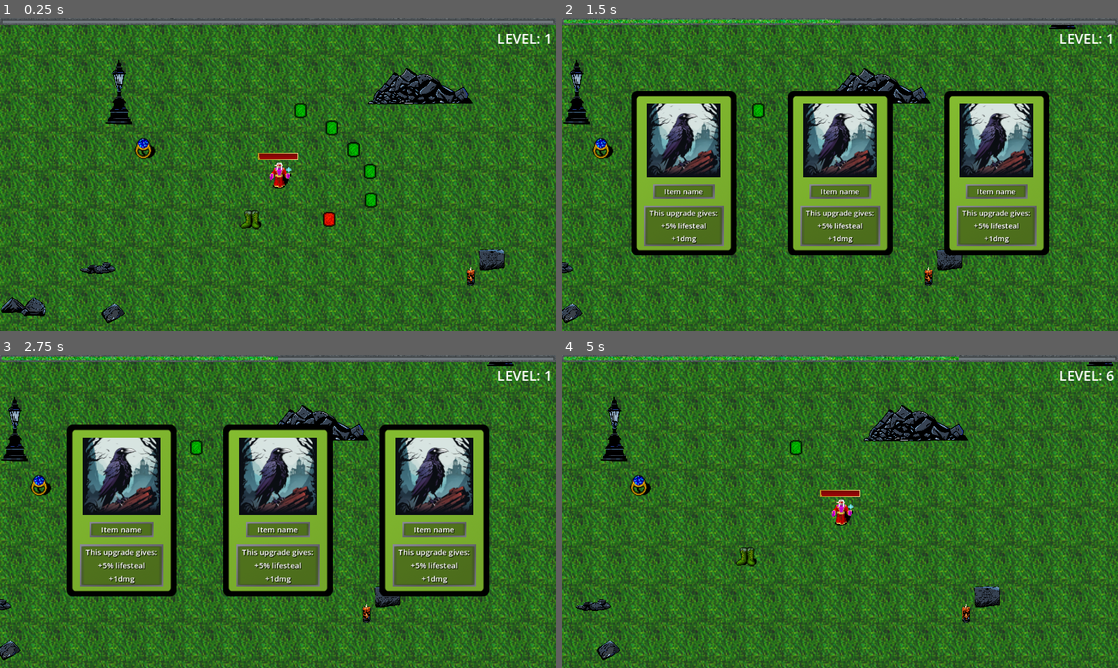
Above: before the commit, frames 1-4 (two rows, left to right).
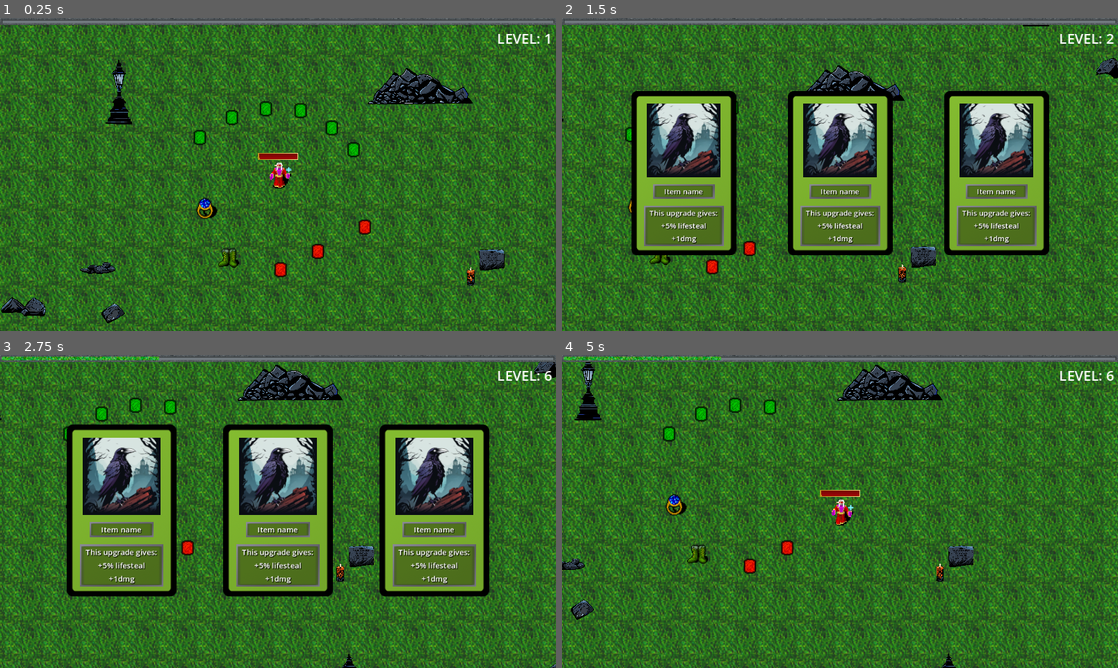
Above: after the commit, the same moments.

Repository: AGH-Code-Industry/monstrous-tide
Game: Godot game, scene res://Assets/World/world.tscn
The game is run twice, just before and just after one commit, with the same random seed, the same clock (stepped at 60 frames per second) and the same inputs.
Inputs (mouse positions are in pixels of both pictures, inside the frame that each line leads up to):
- Up to frame 1 (0.25 s): no input
- Up to frame 2 (1.5 s): tap Enter at 0.5 s; move the mouse to (962, 158) at 0.52 s; press the mouse at (962, 158) at 0.53 s; hold D (right) 0.53-1.28 s; move the mouse to (684, 171) at 1.27 s; release the mouse at (684, 171) at 1.28 s; hold S (down) from 1.28 s (still down); click (684, 171) at 1.35 s
- Up to frame 3 (2.75 s): move the mouse to (122, 508) at 2.02 s; release S (down) at 2.03 s; press the mouse at (122, 508) at 2.03 s; hold D (right) from 2.03 s (still down)
- Up to frame 4 (5 s): move the mouse to (840, 511) at 2.77 s; release D (right) at 2.78 s; release the mouse at (840, 511) at 2.78 s; hold W (up) 2.78-3.53 s; click (840, 511) at 2.85 s; move the mouse to (684, 508) at 3.52 s; press the mouse at (684, 508) at 3.53 s; hold A (left) from 3.53 s (still down); move the mouse to (840, 511) at 4.27 s; release the mouse at (840, 511) at 4.28 s; click (840, 511) at 4.35 s

The runs differ from the first frame. In frame 1, 1.6% of the frame differs, in the area x 24-68%, y 26-83%; in frame 2, 36%; in frame 3, 35%; in frame 4, 53%, in the area x 0-100%, y 0-100%.

Commit message:
Menu rework

Diff:
--- a/Assets/Utility/DropItems/DropItem.gd
+++ b/Assets/Utility/DropItems/DropItem.gd
@@ -12,13 +12,14 @@
 
 
 func pickUp(target):
+	var time_to_pick = global_position.distance_to(target.global_position) / 100
 	var tween = create_tween()
 	tween.set_parallel()
 	tween.tween_method(tween_move_to_player\
-	.bind(global_position, target), 0.0, 1.0, 0.5)\
+	.bind(global_position, target), 0.0, 1.0, time_to_pick)\
 	.set_ease(Tween.EASE_IN)\
 	.set_trans(Tween.TRANS_BACK)
-	tween.tween_property(sprite_2d, "scale", Vector2.ZERO, 0.25).set_delay(0.35)
+	tween.tween_property(sprite_2d, "scale", Vector2.ZERO, 0.35).set_delay(time_to_pick-.15)
 	tween.chain()
 
 	# layers are saved in bit format so bitwise operation is used to remove
--- a/Assets/Utility/Managers/experience_manager.gd
+++ b/Assets/Utility/Managers/experience_manager.gd
@@ -3,8 +3,6 @@
 @export var points_to_levelup: int = 10
 var current_points = 0
 var current_level = 1
-
-signal level_up_signal
 
 func _ready():
 	GameEvents.experience_collected.connect(on_experience_collected)
@@ -12,16 +10,23 @@
 
 
 func level_up():
-	current_points -= points_to_levelup
-	current_level += 1
-	points_to_levelup += 5
-	get_tree().paused = true
-	level_up_signal.emit()
+	pass
 
 
 func on_experience_collected(number_of_experience: int):
+	print("EXP")
+	var levels_to_lvlup = 0
 	current_points += number_of_experience
 	while current_points >= points_to_levelup:
-		level_up()
-		await GameEvents.upgrade_selected
+		levels_to_lvlup += 1
+		current_points -= points_to_levelup
+		current_level += 1
+		points_to_levelup += 5
+		GameEvents.emit_update_experience_bar(current_points, points_to_levelup, current_level)
+	if levels_to_lvlup > 0:
+		GameEvents.emit_level_up_signal(levels_to_lvlup)
+		levels_to_lvlup = 0
 	GameEvents.emit_update_experience_bar(current_points, points_to_levelup, current_level)
+#	print("P. to lvlup:" + str(points_to_levelup))
+#	print("P. current:" + str(current_points))
+#	print("P. level:" + str(current_level))
--- a/Assets/Utility/UI/LvlUps/CardPopupMenu.gd
+++ b/Assets/Utility/UI/LvlUps/CardPopupMenu.gd
@@ -1,13 +1,21 @@
 extends CanvasLayer
 
+@onready var h_box_container = $MarginContainer/HBoxContainer
 var level_up_card = preload("res://Assets/Utility/UI/LvlUps/LvlUpCard.tscn")
-@onready var h_box_container = $MarginContainer/HBoxContainer
 
 
 func _ready():
+	GameEvents.level_up_signal.connect(on_level_up_signal)
+
+
+func create_cards():
 	get_tree().paused = true
 	for i in range(3):
 		var level_up_card_instance = level_up_card.instantiate()
-		level_up_card_instance.parent_panel = self
 		h_box_container.add_child(level_up_card_instance)
-	await GameEvents.upgrade_selected
+
+
+func on_level_up_signal(levels_to_lvlup: int):
+	for i in levels_to_lvlup:
+		create_cards()
+		await GameEvents.upgrade_selected
--- a/Assets/Utility/UI/LvlUps/LvlUpCard.gd
+++ b/Assets/Utility/UI/LvlUps/LvlUpCard.gd
@@ -2,7 +2,6 @@
 
 @onready var animation_player = $AnimationPlayer
 
-var parent_panel
 var disabled = true
 
 func _ready():
@@ -25,7 +24,6 @@
 	await animation_player.animation_finished
 	get_tree().paused = false
 	GameEvents.emit_upgrade_selected()
-	parent_panel.queue_free()
 
 
 func on_input_gui(event: InputEvent):
--- a/Assets/Utility/UI/LvlUps/LvlUpCard.tscn
+++ b/Assets/Utility/UI/LvlUps/LvlUpCard.tscn
@@ -88,6 +88,23 @@
 "values": [Color(1, 1, 1, 1)]
 }
 
+[sub_resource type="Animation" id="Animation_xrfty"]
+resource_name = "hover"
+length = 0.4
+step = 0.05
+tracks/0/type = "value"
+tracks/0/imported = false
+tracks/0/enabled = true
+tracks/0/path = NodePath(".:scale")
+tracks/0/interp = 2
+tracks/0/loop_wrap = true
+tracks/0/keys = {
+"times": PackedFloat32Array(0, 0.4),
+"transitions": PackedFloat32Array(1, 2.54912),
+"update": 0,
+"values": [Vector2(1, 1), Vector2(1.2, 1.2)]
+}
+
 [sub_resource type="Animation" id="Animation_w5orx"]
 resource_name = "in"
 length = 0.4
@@ -132,22 +149,19 @@
 "update": 0,
 "values": [Vector2(1, 1), Vector2(0, 0)]
 }
-
-[sub_resource type="Animation" id="Animation_xrfty"]
-resource_name = "hover"
-length = 0.4
-step = 0.05
-tracks/0/type = "value"
-tracks/0/imported = false
-tracks/0/enabled = true
-tracks/0/path = NodePath(".:scale")
-tracks/0/interp = 2
-tracks/0/loop_wrap = true
-tracks/0/keys = {
-"times": PackedFloat32Array(0, 0.4),
-"transitions": PackedFloat32Array(1, 2.54912),
-"update": 0,
-"values": [Vector2(1, 1), Vector2(1.2, 1.2)]
+tracks/1/type = "method"
+tracks/1/imported = false
+tracks/1/enabled = true
+tracks/1/path = NodePath(".")
+tracks/1/interp = 1
+tracks/1/loop_wrap = true
+tracks/1/keys = {
+"times": PackedFloat32Array(0.4),
+"transitions": PackedFloat32Array(1),
+"values": [{
+"args": [],
+"method": &"queue_free"
+}]
 }
 
 [sub_resource type="AnimationLibrary" id="AnimationLibrary_0exjo"]
--- a/Assets/World/game_events.gd
+++ b/Assets/World/game_events.gd
@@ -3,6 +3,7 @@
 signal experience_collected(number_of_experience: int)
 signal update_experience_bar(current_points: int, points_to_level_up: int, current_level: int)
 signal upgrade_selected
+signal level_up_signal(levels_to_lvlup: int)
 
 
 func emit_experience_collected(number_of_experience: int):
@@ -15,3 +16,7 @@
 
 func emit_upgrade_selected():
 	upgrade_selected.emit()
+
+
+func emit_level_up_signal(levels_to_lvlup: int):
+	level_up_signal.emit(levels_to_lvlup)
--- a/Assets/World/world.tscn
+++ b/Assets/World/world.tscn
@@ -26,9 +26,9 @@
 [ext_resource type="PackedScene" uid="uid://c36cdmngcpuic" path="res://Assets/Utility/DropItems/Crystals/CrystalGreen.tscn" id="24_al4of"]
 [ext_resource type="PackedScene" uid="uid://ctx7i4wkn20wl" path="res://Assets/Utility/DropItems/MovementSpeedPickup/MovementSpeedPickup.tscn" id="25_3o6nv"]
 [ext_resource type="PackedScene" uid="uid://dign3j2sdr85j" path="res://Assets/Utility/DropItems/Crystals/CrystalRed.tscn" id="25_te5lv"]
-[ext_resource type="PackedScene" uid="uid://b8xmmtnaynmte" path="res://Assets/Utility/Managers/upgrade_manager.tscn" id="26_etwnf"]
 [ext_resource type="PackedScene" uid="uid://jbk4o4vuchg8" path="res://Assets/Utility/UI/LvlUps/LvlUps.tscn" id="26_ntv7e"]
 [ext_resource type="PackedScene" uid="uid://dnul08gmjwq6" path="res://Assets/Utility/DropItems/ExperienceCollectPickup/ExperienceCollectPickup.tscn" id="27_nkgxi"]
+[ext_resource type="PackedScene" uid="uid://cmcckr2drb51t" path="res://Assets/Utility/UI/LvlUps/CardPopupMenu.tscn" id="27_urvmw"]
 
 [sub_resource type="Resource" id="Resource_hicv7"]
 script = ExtResource("4_f0yyc")
@@ -188,10 +188,10 @@
 [node name="ItemsLayer" type="Node" parent="." groups=["items"]]
 
 [node name="ExperienceCollectPickup" parent="ItemsLayer" instance=ExtResource("27_nkgxi")]
-position = Vector2(-155, -32)
+position = Vector2(-84, 37)
 
 [node name="MovementSpeedpickup" parent="ItemsLayer" instance=ExtResource("25_3o6nv")]
-position = Vector2(-31, 51)
+position = Vector2(-57, 95)
 
 [node name="ExperienceCrystal" parent="ItemsLayer" instance=ExtResource("24_al4of")]
 position = Vector2(26, -73)
@@ -203,23 +203,28 @@
 position = Vector2(87, -28)
 
 [node name="ExperienceCrystal4" parent="ItemsLayer" instance=ExtResource("24_al4of")]
-position = Vector2(87, -28)
+position = Vector2(-14, -75)
 
 [node name="ExperienceCrystal5" parent="ItemsLayer" instance=ExtResource("24_al4of")]
-position = Vector2(106, -3)
+position = Vector2(-53, -65)
 
 [node name="ExperienceCrystal6" parent="ItemsLayer" instance=ExtResource("24_al4of")]
-position = Vector2(107, 30)
+position = Vector2(-90, -42)
 
 [node name="ExperienceCrystal7" parent="ItemsLayer" instance=ExtResource("25_te5lv")]
-position = Vector2(59, 52)
+position = Vector2(100, 61)
+
+[node name="ExperienceCrystal8" parent="ItemsLayer" instance=ExtResource("25_te5lv")]
+position = Vector2(46, 89)
+
+[node name="ExperienceCrystal9" parent="ItemsLayer" instance=ExtResource("25_te5lv")]
+position = Vector2(3, 110)
 
 [node name="progress_bar" parent="." instance=ExtResource("23_gh6bk")]
 
+[node name="CardPopupMenu" parent="." instance=ExtResource("27_urvmw")]
+
 [node name="ExperienceManager" parent="." instance=ExtResource("22_c4rh6")]
-
-[node name="upgrade_manager" parent="." node_paths=PackedStringArray("experience_manager") instance=ExtResource("26_etwnf")]
-experience_manager = NodePath("../ExperienceManager")
 
 [node name="LvlUps" parent="." instance=ExtResource("26_ntv7e")]
 visible = false
--- a/project.godot
+++ b/project.godot
@@ -19,7 +19,6 @@
 
 GameEvents="*res://Assets/World/game_events.tscn"
 StatManager="*res://Assets/Utility/Managers/stat_manager.gd"
-ExperienceManager="*res://Assets/Utility/Managers/experience_manager.tscn"
 
 [display]
 
